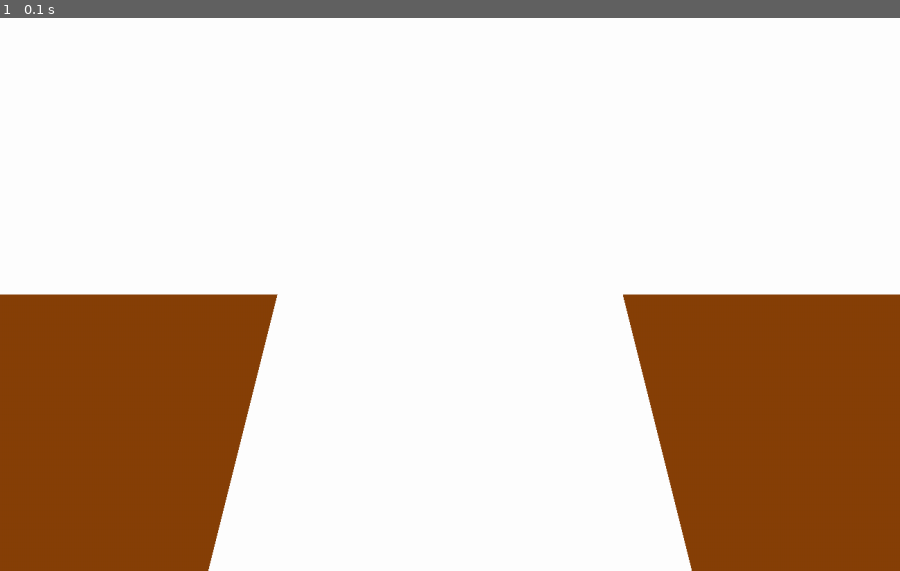
Above: before the commit, frame 1.
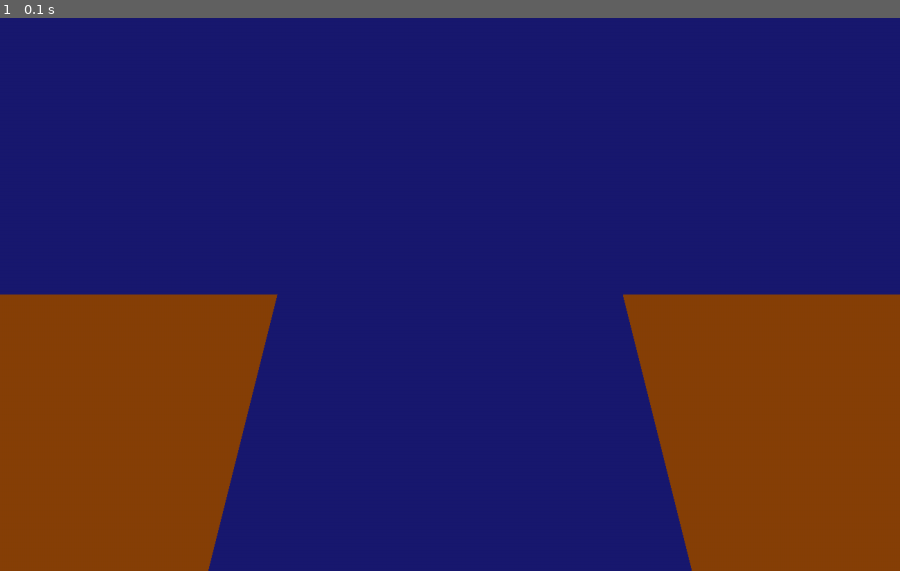
Above: after the commit, the same moment.

Repository: henriquenovais/PythonIsLove
Game: pygame game, started from pygame studies/prettypicture.py
The game is run twice, just before and just after one commit, with the same random seed, the same clock (stepped at 60 frames per second) and the same inputs.
Inputs:
- Up to frame 1 (0.1 s): no input

The runs differ from the first frame. In frame 1, 73% of the frame differs, in the area x 0-100%, y 0-100%.

Commit message:
Implement background on image

Diff:
--- a/pygame studies/prettypicture.py
+++ b/pygame studies/prettypicture.py
@@ -10,6 +10,7 @@
 RED      = ( 255,   0,   0)
 BLUE     = (   0,   0, 255)
 MUDBROWN = ( 135,  64,   8)
+MIDNIGHTBLUE = ( 25, 25, 112)
 PI = 3.141592653
 
 #Openning window and setting window size:
@@ -47,6 +48,9 @@
     # First, clear the screen to white. Don't put other drawing commands
     # above this, or they will be erased with this command.
     screen.fill(WHITE)
+    #DRAWING BACKGROUND
+    #Big blue rectangle in order to create the sky
+    pygame.draw.rect(screen,MIDNIGHTBLUE,[0,0,1300,1300])
     #DRAWING CASTLE CLIFFS
     #Drawing brown rectangles alongside triangles in order to create two cliffs
     pygame.draw.rect(screen,MUDBROWN,[0,400,300,400]) #The rectangle is completely filled with color, that's why there's no last argument
